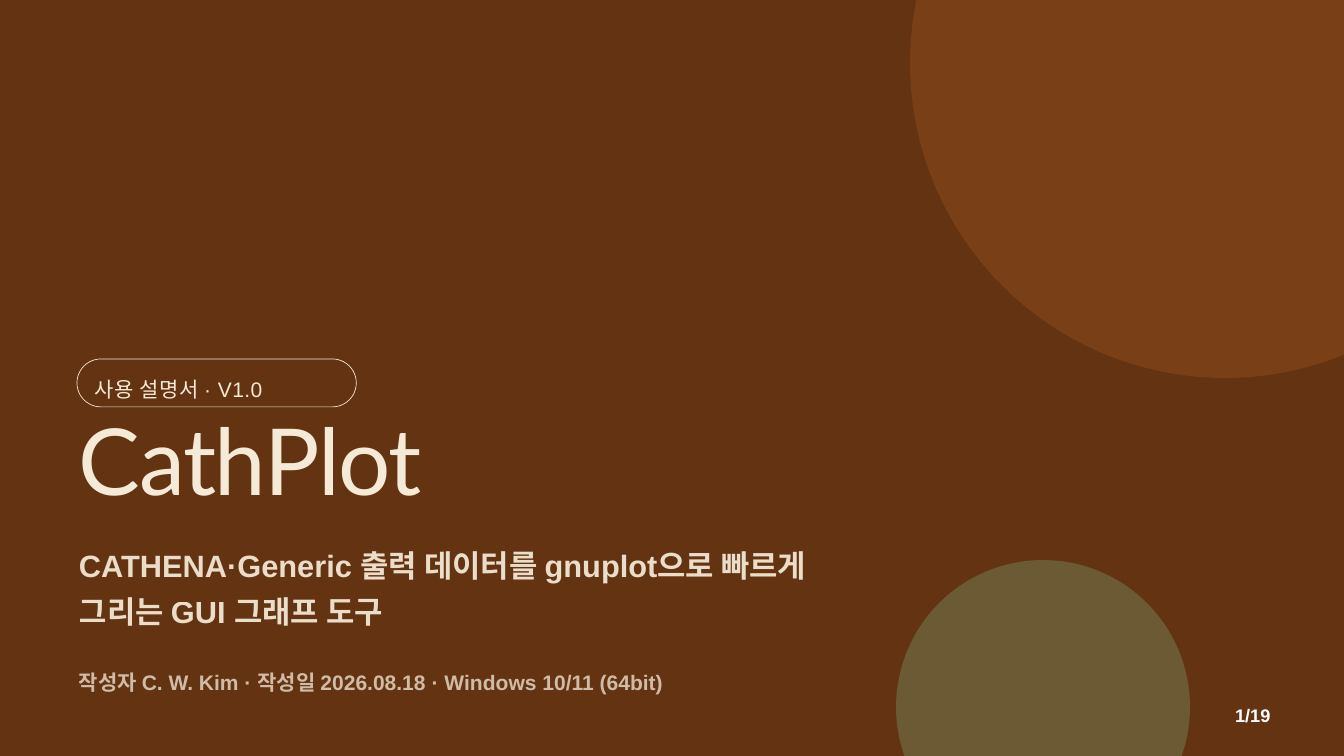
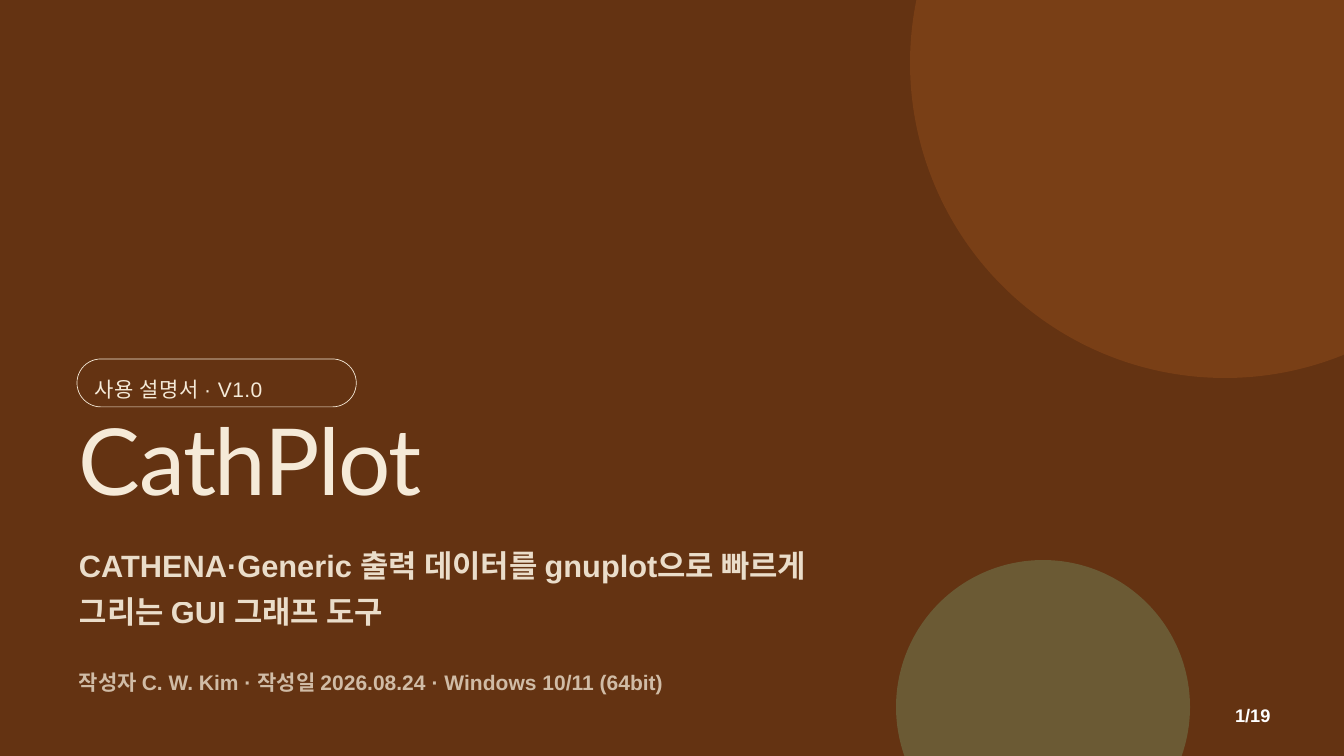
Before and after one commit to CWKIM113/CathPlot_Pub, a slide deck: slide 1 of CathPlot_Deck.pptx. Drawn at 1344x756 pixels with LibreOffice and Linux fonts; fonts in the diff are those of the drawing. Boxes give left, top, right and bottom in pixels: in the first picture for what was removed or moved away, otherwise in the second. Text is boxed around its words. In the diff, an @@ line names an element or a change of style, - is before the commit and + after.

```diff
--- a/CathPlot_Deck.pptx
+++ b/CathPlot_Deck.pptx
@@ text at (79,672,663,694): text changed @@
-작성자 C. W. Kim · 작성일 2026.08.18 · Windows 10/11 (64bit)
+작성자 C. W. Kim · 작성일 2026.08.24 · Windows 10/11 (64bit)
```
Also in this commit, not shown: 2 other slides changed, 2 other files.
